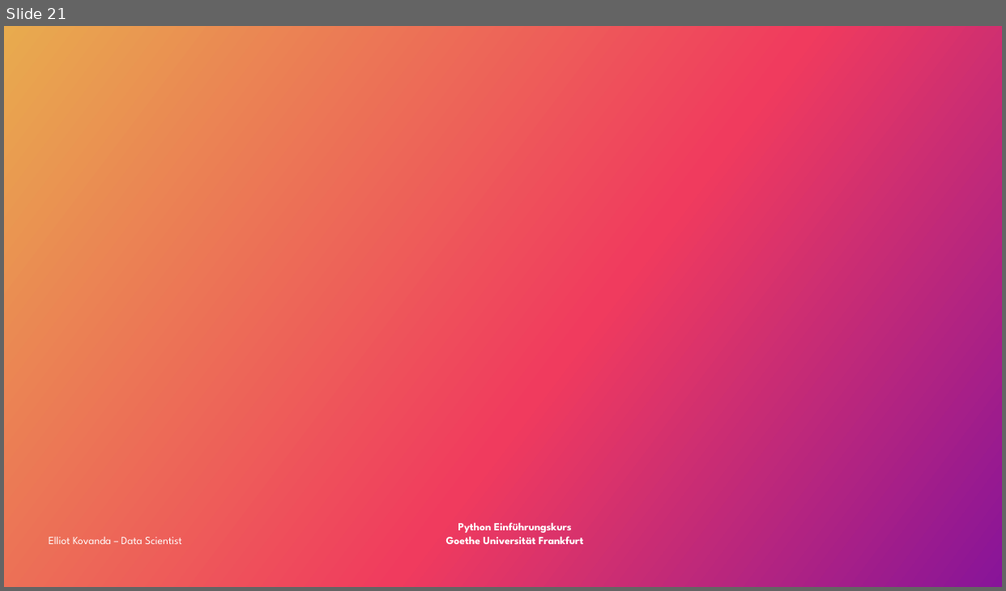
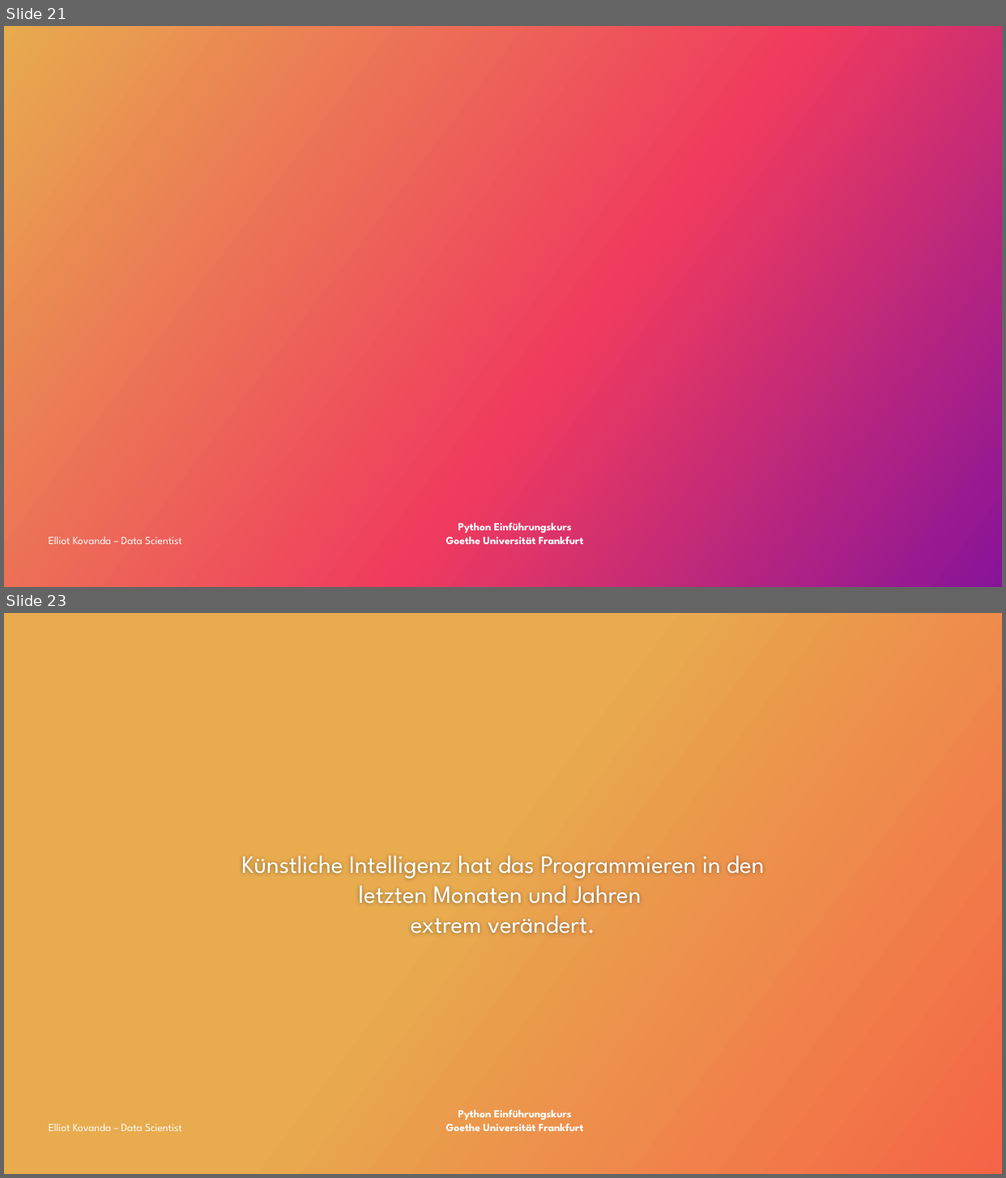
Before and after one commit to ekovanda/python_data_intro, a slide deck: Python_Datenanalyse.pptx. Shown one above the other, each under a label of ours: slide 21 before the commit, slides 21 and 23 after it; the slides between them are not shown. The pictures are 1006x591 and 1006x1178 pixels, drawn with LibreOffice and Linux fonts; fonts in the diff are those of the drawing; background and template pictures are left out. Boxes give left, top, right and bottom in pixels: in the first picture for what was removed or moved away, otherwise in the second. Text is boxed around its words. In the diff, an @@ line names an element or a change of style, - is before the commit and + after.

```diff
--- a/Python_Datenanalyse.pptx
+++ b/Python_Datenanalyse.pptx
@@ slide 23 added at (4, 613, 1002, 1174), background gradient #E8AB4E to #F56447; not listed: 1 template element that a slide beside it also shows @@
@@ text added at (241, 856, 764, 934), 24 pt, text #FFFFFF @@
+Künstliche Intelligenz hat das Programmieren in den letzten Monaten und Jahren
+extrem verändert.
@@ text added at (49, 1124, 182, 1131), 10.5 pt, text #FFFFFF @@
+Elliot Kovanda – Data Scientist
```
Also in this commit, not shown: 4 slides changed, 5 other slides added, 1 slide removed, 20 other files.
